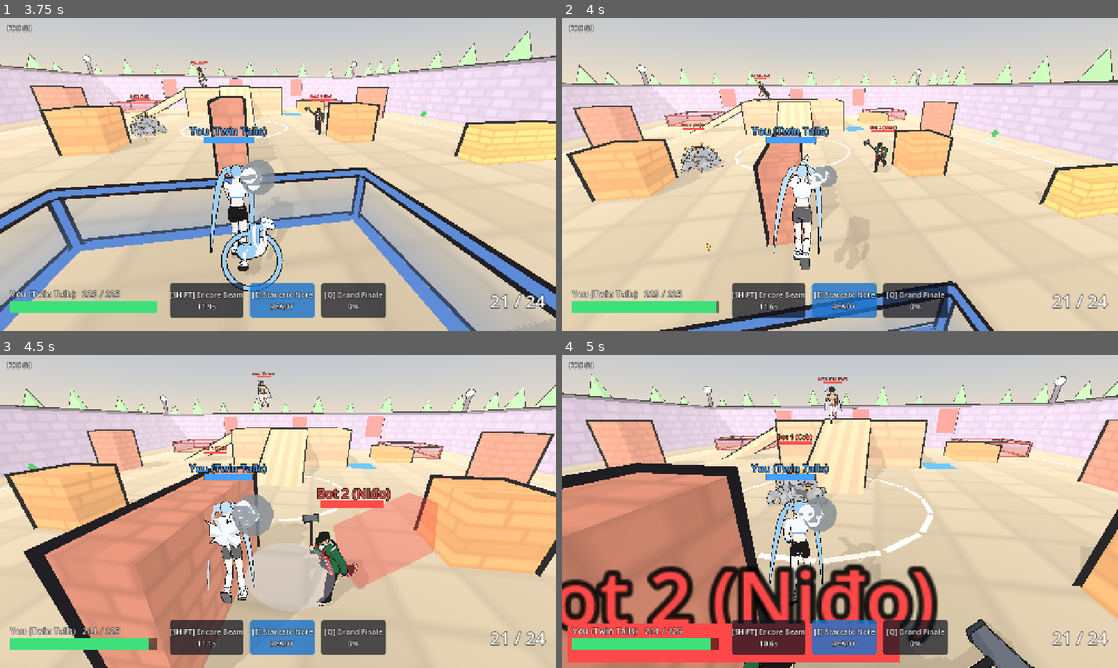
Above: before the commit, frames 1-4 (two rows, left to right).
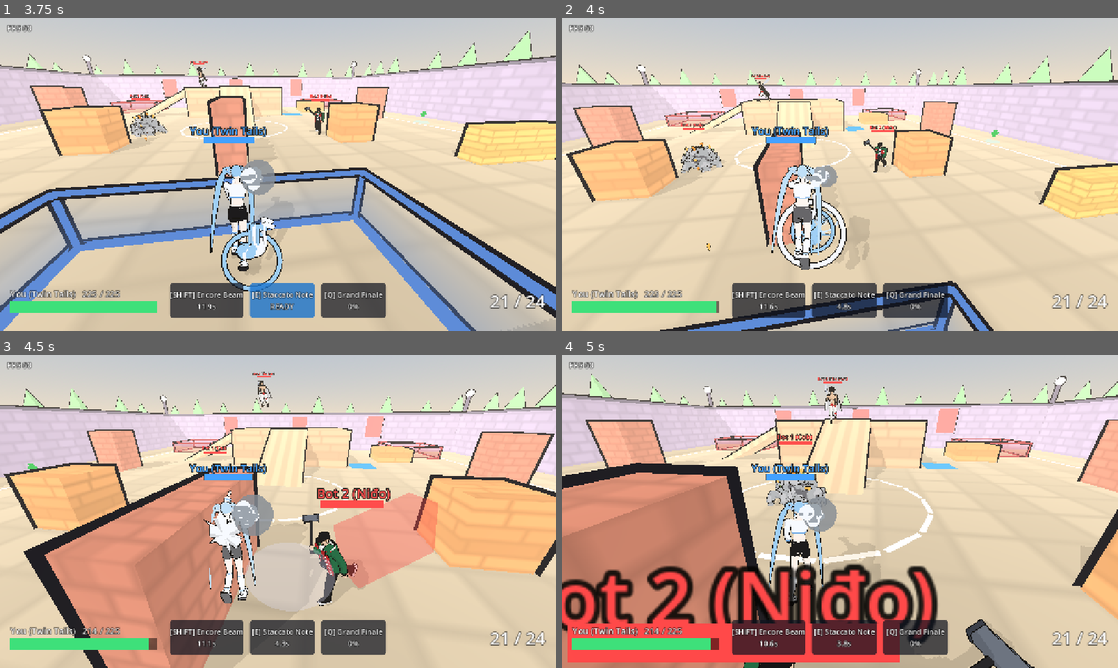
Above: after the commit, the same moments.

Repository: AvocadoFlour/arena
Game: Godot game, scene res://src/main.tscn
Two runs of this game, one before a commit and one after it. Both use one fixed random seed, a clock stepped at 60 frames per second and the inputs below.
Inputs (mouse positions are in pixels of both pictures, inside the frame that each line leads up to):
- Up to frame 1 (3.75 s): click "Play" at 0.5 s; click "Don't show again" at 1.25 s; click "Don't show again" at 2 s; click "Don't show again" at 2.75 s; tap Enter at 3.5 s; move the mouse to (305, 174) at 3.52 s; hold W (move_forward) from 3.53 s (still down); tap Shift (ability1) at 3.6 s; click (305, 174) at 3.67 s
- Up to frame 2 (4 s): keep holding W (move_forward); tap Space (jump) at 3.77 s; tap E (ability2) at 3.8 s
- Up to frame 3 (4.5 s): keep holding W (move_forward); move the mouse to (250, 511) at 4.27 s; tap E (ability2) at 4.35 s
- Up to frame 4 (5 s): keep holding W (move_forward); tap Space (jump) at 4.52 s; click (812, 511) at 4.55 s

Frame 1 is identical in both runs. In frame 2, 2.5% of the frame differs, in the area x 37-57%, y 43-96%; in frame 3, 1.4%; in frame 4, 1.2%.

Commit message:
Lower Twin Tails' gun, keep her other abilities, add game speed
Primary damage is 6. Shift still replaces left click and no longer
blocks E or Q. Settings has a 50-100% game speed slider.

Diff:
--- a/src/abilities/heal_beam.gd
+++ b/src/abilities/heal_beam.gd
@@ -1,6 +1,6 @@
 extends Ability
 ## Channelled beam (Encore Beam). Shift replaces left click until it is cancelled or `duration` runs out:
-## the gun does not fire (`exclusive` / Hero.channel_lock). The beam follows the aim, including empty air.
+## the gun does not fire (`exclusive` / Hero.channel_lock). Other abilities still cast. The beam follows the aim, including empty air.
 ## An ally the beam touches is healed at `hps`. Every enemy it touches takes `enemy_dps`. Nobody on it: gray
 ## (`color_empty`), no heal. Press again to cancel. The cooldown starts when the beam ends: while it runs,
 ## cooldown.remaining = cooldown + time left, so clients see it from the snapshot (`remaining` > cooldown).
--- a/src/heroes/hero.gd
+++ b/src/heroes/hero.gd
@@ -476,8 +476,8 @@
     if input_source.has_method("record_pos"):
         input_source.record_pos(global_position)
 
-## An "exclusive" channel (heal_beam "exclusive": true) is running: no primary fire and no other abilities.
-## The channel's own slot still works, so Shift can cancel Encore Beam. Movement and aim are not affected.
+## An "exclusive" channel (Encore Beam) replaces primary fire only. Other abilities still cast.
+## The channel's own slot still works, so Shift can cancel the beam. Movement and aim stay.
 func channel_lock():
     for ab in abilities.values():
         if ab.has_method("channeling") and ab.channeling() and bool(ab.def.get("exclusive", false)):
@@ -485,9 +485,6 @@
     return null
 
 func _use(slot: String) -> void:
-    var lock = channel_lock()
-    if lock != null and abilities.get(slot) != lock:
-        return
     if rooted() and abilities.has(slot) and String(abilities[slot].def.get("type", "")) in ROOT_BLOCKS:
         return   # movement abilities are locked while rooted
     if abilities.has(slot) and abilities[slot].activate():
--- a/src/heroes/hero_abilities.gd
+++ b/src/heroes/hero_abilities.gd
@@ -236,7 +236,7 @@
         txt += " Enemies it touches (the beam is %s m wide) take %s damage per second, and the beam turns red." % [n(d.get("width", 1.0)), n(d.get("enemy_dps", 0))]
     txt += " The cooldown starts when the beam ends."
     if bool(d.get("exclusive", false)):
-        txt += " While it runs you don't shoot and you can't use other abilities (you can still move and aim)."
+        txt += " While it runs, left click is this beam instead of your gun. Your other abilities still work."
     return txt
 
 static func _text_magma(d: Dictionary, s: Dictionary) -> String:
--- a/src/heroes/twin_tails.json
+++ b/src/heroes/twin_tails.json
@@ -5,7 +5,7 @@
   "max_hp": 225,
   "movement": {"speed": 7.2, "accel_ground": 72, "accel_air": 18, "jump_velocity": 8.7, "gravity": 22},
   "collider": {"radius": 0.38, "height": 1.75},
-  "primary": {"type": "hitscan", "damage": 11, "fire_rate": 7, "mag": 24, "reload_time": 1.5, "spread_deg": 1.0, "range": 60, "ally_heal": 7},
+  "primary": {"type": "hitscan", "damage": 6, "fire_rate": 7, "mag": 24, "reload_time": 1.5, "spread_deg": 1.0, "range": 60, "ally_heal": 7},
   "ultimate_cost": 450,
   "abilities": {
     "ability1": {"id": "encore_beam", "type": "heal_beam", "name": "Encore Beam", "cooldown": 8.0, "duration": 4.0, "hps": 60, "enemy_dps": 30, "width": 1.0, "exclusive": true, "range": 15.0, "color": "#b8e4ff", "color_heal": "#5cb8ff", "color_damage": "#ff3b3b", "color_empty": "#9aa3ad"},
--- a/src/ui/main_menu.gd
+++ b/src/ui/main_menu.gd
@@ -280,6 +280,25 @@
     fov.value = Settings.fov
     fov.value_changed.connect(func(x): Settings.fov = x; _changed())
     v.add_child(_row("Field of view", fov))
+    var speed := HSlider.new()
+    speed.name = "GameSpeedSlider"
+    speed.min_value = Settings.SPEED_MIN
+    speed.max_value = Settings.SPEED_MAX
+    speed.step = 0.05
+    speed.value = Settings.game_speed
+    var pct := MenuStyle.label("%d%%" % int(round(Settings.game_speed * 100.0)), 22)
+    pct.name = "GameSpeedValue"
+    pct.custom_minimum_size = Vector2(72, 0)
+    speed.value_changed.connect(func(x):
+        Settings.game_speed = x
+        pct.text = "%d%%" % int(round(x * 100.0))
+        _changed())
+    var speed_box := HBoxContainer.new()
+    speed_box.add_theme_constant_override("separation", 8)
+    speed.size_flags_horizontal = Control.SIZE_EXPAND_FILL
+    speed_box.add_child(speed)
+    speed_box.add_child(pct)
+    v.add_child(_row("Game speed", speed_box))
     var lq := MenuStyle.toggle("Low quality (faster on weak GPUs / phones)", Settings.low_quality,
         func(on): Settings.set_low_quality(on); Settings.save())
     lq.name = "LowQualityToggle"
--- a/src/ui/settings.gd
+++ b/src/ui/settings.gd
@@ -15,6 +15,10 @@
 const FOV_MIN := 60.0
 const FOV_MAX := 110.0
 var fov := 75.0
+## Match speed. 1 = normal, 0.75 = 75%. Applied as Engine.time_scale (movement, cooldowns, fire).
+const SPEED_MIN := 0.5
+const SPEED_MAX := 1.0
+var game_speed := 1.0
 ## Volumes 0..1 per bus name. Applied to an AudioServer bus only if one with that name exists
 ## (today only "Master"); otherwise just persisted for when audio arrives.
 const AUDIO_BUSES := ["Master", "Music", "SFX"]
@@ -57,6 +61,7 @@
     resolution = cfg.get_value("video", "resolution", resolution)
     sensitivity = cfg.get_value("input", "sensitivity", sensitivity)
     fov = clampf(float(cfg.get_value("video", "fov", fov)), FOV_MIN, FOV_MAX)
+    game_speed = clampf(float(cfg.get_value("game", "speed", game_speed)), SPEED_MIN, SPEED_MAX)
     set_low_quality(bool(cfg.get_value("video", "low_quality", low_quality)))
     damage_numbers = bool(cfg.get_value("hud", "damage_numbers", damage_numbers))
     controls_hint_seen = bool(cfg.get_value("hud", "controls_hint_seen", controls_hint_seen))
@@ -73,6 +78,7 @@
     cfg.set_value("video", "resolution", resolution)
     cfg.set_value("input", "sensitivity", sensitivity)
     cfg.set_value("video", "fov", fov)
+    cfg.set_value("game", "speed", game_speed)
     cfg.set_value("video", "low_quality", low_quality)
     cfg.set_value("hud", "damage_numbers", damage_numbers)
     cfg.set_value("hud", "controls_hint_seen", controls_hint_seen)
@@ -108,6 +114,7 @@
 func apply() -> void:
     Actions.mouse_sensitivity = 0.0025 * sensitivity
     apply_audio()
+    Engine.time_scale = clampf(game_speed, SPEED_MIN, SPEED_MAX)
     if is_inside_tree():
         apply_fov(get_viewport().get_camera_3d())
     if DisplayServer.get_name() == "headless":
--- a/tests/ai_destruct_driver.gd
+++ b/tests/ai_destruct_driver.gd
@@ -5,7 +5,7 @@
 ## B: an enemy hides behind a breakable wall. A shooter with breach_time (normal) shoots the wall
 ##    down and then hits the enemy; the same seed with breach_time 0 (control) does not.
 const BOT := "res://src/heroes/cob.json"
-const SHOOTER := "res://src/heroes/twin_tails.json"
+const SHOOTER := "res://src/heroes/tomo.json"   # hitscan that still breaks a 300 HP wall inside breach_time; Twin Tails' gun is 6
 const WALL := Vector3(-12, 0.75, 10)
 var results: Array = []
 var done := false
--- a/tests/heroes_test_defs.gd
+++ b/tests/heroes_test_defs.gd
@@ -173,6 +173,23 @@
     for n in [healer, foe, ally]:
         n.free()
 
+func test_encore_beam_blocks_only_the_gun() -> void:
+    var tree := Engine.get_main_loop()
+    var h := Hero.from_def("res://src/heroes/twin_tails.json")
+    tree.root.add_child(h)
+    h.global_position = Vector3.ZERO
+    var ab = h.abilities["ability1"]
+    check(ab.activate(), "beam on")
+    var ammo := h.weapon.ammo
+    h._try_fire()
+    check(h.weapon.ammo == ammo, "left click does not shoot")
+    h._use("ability2")
+    check(not h.abilities["ability2"].cooldown.is_ready(), "E still fires")
+    h.ult.add(10000.0)
+    h._use("ultimate")
+    check(not h.ult.is_full(), "Q still fires")
+    h.free()
+
 func test_models_animated_and_visual_only() -> void:
     Hero.use_primitive_models = true   # primitive fallback model (GLB model: heroes_test_model.gd)
     for id in HEROES:
--- a/tests/heroes_tt_heal_sim.gd
+++ b/tests/heroes_tt_heal_sim.gd
@@ -1,9 +1,9 @@
 extends Node3D
 ## Integration (Jolt, 60 Hz), a small bot-match setup: Twin Tails' left click heals allies (primary.ally_heal = 7 per
-## hit, capped at max HP, dead allies ignored) while enemies still take 11; the heal is credited to Twin Tails in
+## hit, capped at max HP, dead allies ignored) while enemies still take 6; the heal is credited to Twin Tails in
 ## MatchStats (Top healing, via Events.healed). Encore Beam: 60 HP/s on an ally for 4 s (240), 30 damage/s to an
 ## enemy it is aimed at or passes through, heal/damage mode for the colour, cancel with Shift through the normal
-## input path (cooldown starts at the cancel / at the natural end), and the lockout (no fire / E / Q) while it runs.
+## input path (cooldown starts at the cancel / at the natural end). The gun does not fire during the beam; E and Q still do.
 ## Staccato Note (E): flies through allies healing 19 once each (pass-through and splash, never twice, no slow), then
 ## hits the enemy for 30 + slow; Twin Tails never heals herself with it.
 var results: Array = []
@@ -92,7 +92,7 @@
             hp0 = foe.health.hp
             tt.weapon.tick(1.0)
             tt._try_fire()
-            _rec("enemy_hit_deals_11", is_equal_approx(hp0 - foe.health.hp, 11.0), "dmg=%.1f" % (hp0 - foe.health.hp))
+            _rec("enemy_hit_deals_6", is_equal_approx(hp0 - foe.health.hp, 6.0), "dmg=%.1f" % (hp0 - foe.health.hp))
         20:
             _aim(ally)
             ally.health.hp = 100.0
@@ -128,7 +128,7 @@
             var got := ally.health.hp - 100.0
             _rec("beam_60_per_s", absf(got - 60.0) <= 2.0, "%.1f HP after 1 s" % got)
             _rec("beam_mode_heal", beam().mode_for(beam().target) == "heal", "")
-            # lockout: fire / E / Q do nothing while the beam runs (ult meter full)
+            # gun stays blocked; E and Q are checked in heroes_test_defs (pressing them here would change the beam numbers)
             tt.ult.add(10000.0)
             tt.weapon.tick(1.0)
             ammo0 = tt.weapon.ammo
@@ -136,12 +136,7 @@
         176:
             inp.fire = false
             _rec("lockout_blocks_fire", tt.weapon.ammo == ammo0, "ammo %d -> %d" % [ammo0, tt.weapon.ammo])
-            inp.press = "ability2"
-        178:
-            _rec("lockout_blocks_E", tt.abilities["ability2"].cooldown.is_ready(), "")
-            inp.press = "ultimate"
         180:
-            _rec("lockout_blocks_Q", tt.ult.is_full() and tt.abilities["ultimate"].cooldown.is_ready(), "")
             # an enemy walks through the beam between her and the ally
             foe.global_position = tt.global_position.lerp(ally.global_position, 0.5) + Vector3(0.2, 0, 0)
             hp0 = foe.health.hp
--- a/tests/ui_round3_test.gd
+++ b/tests/ui_round3_test.gd
@@ -32,17 +32,23 @@
 
 func test_settings_persist_audio_fov() -> void:
     var keep_fov: float = Settings.fov
+    var keep_speed: float = Settings.game_speed
     var keep_vol: Dictionary = Settings.volumes.duplicate()
     var path := "user://ui_test_settings.cfg"
     Settings.fov = 95.0
+    Settings.game_speed = 0.75
     check(Settings.set_volume("Master", 0.5), "Master bus exists and is applied")
     check(Settings.set_volume("Music", 0.3), "Music bus exists (default_bus_layout.tres): applied")
     near(db_to_linear(AudioServer.get_bus_volume_db(0)), 0.5, 0.01, "master volume applied")
     Settings.save(path)
     Settings.fov = 75.0
+    Settings.game_speed = 1.0
     Settings.volumes = {"Master": 1.0, "Music": 1.0, "SFX": 1.0}
     check(Settings.load_from(path), "loaded")
     near(Settings.fov, 95.0, 0.01, "fov persisted")
+    near(Settings.game_speed, 0.75, 0.001, "game speed persisted")
+    Settings.apply()
+    near(Engine.time_scale, 0.75, 0.001, "75% speed applied")
     near(Settings.volume("Music"), 0.3, 0.01, "music persisted")
     near(Settings.volume("Master"), 0.5, 0.01, "master persisted")
     var cam := Camera3D.new()
@@ -53,6 +59,8 @@
     near(cam.fov, Settings.FOV_MAX, 0.01, "fov clamped")
     cam.free()
     Settings.fov = keep_fov
+    Settings.game_speed = keep_speed
+    Settings.apply()
     Settings.volumes = keep_vol
     Settings.apply_audio()
     DirAccess.remove_absolute(path)
@@ -61,6 +69,7 @@
     var mm := MainMenu.new()
     tree.root.add_child(mm)
     check(mm.screens.settings.find_child("FovSlider", true, false) is HSlider, "fov slider")
+    check(mm.screens.settings.find_child("GameSpeedSlider", true, false) is HSlider, "game speed slider")
     for b in Settings.AUDIO_BUSES:
         check(mm.screens.audio.find_child(b + "Slider", true, false) is HSlider, "audio slider " + b)
     mm.free()
Not shown, changed: docs/DESIGN.md
Not shown, changed: docs/INTERFACES.md
Not shown, changed: docs/requests/heroes.md
